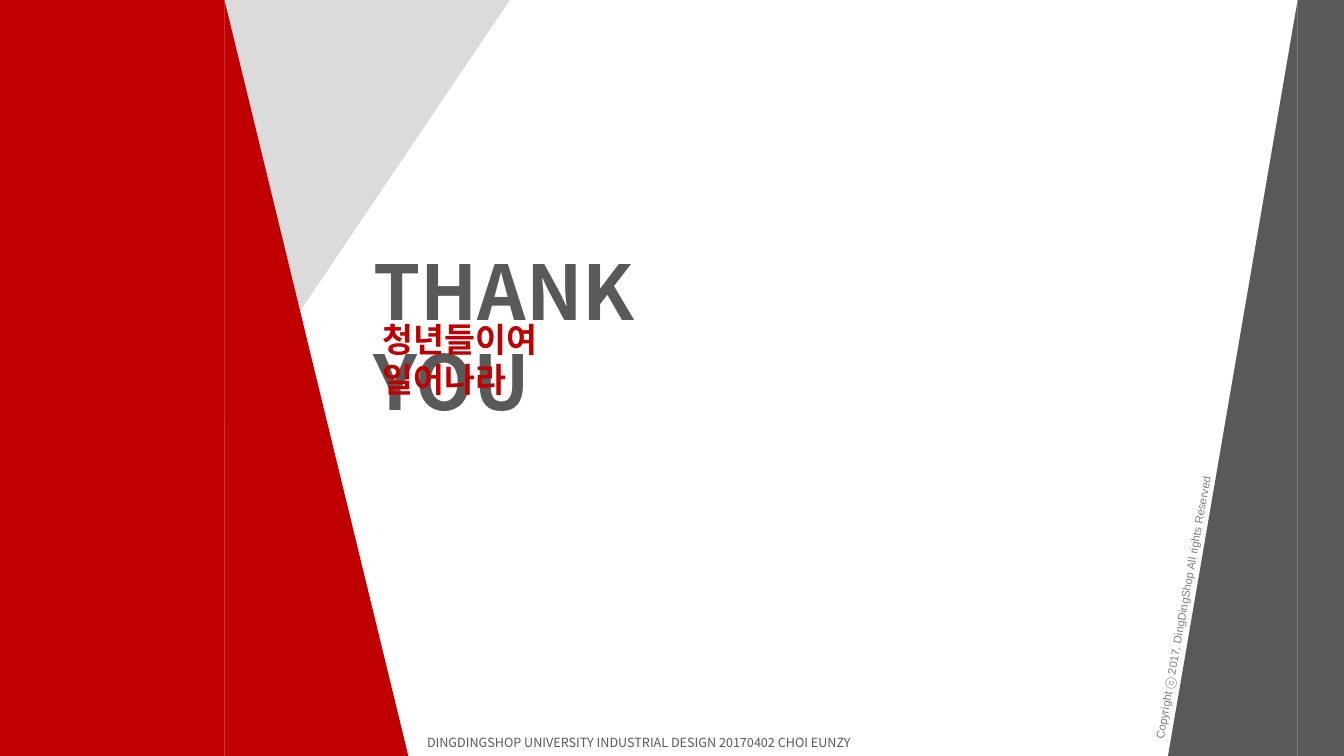
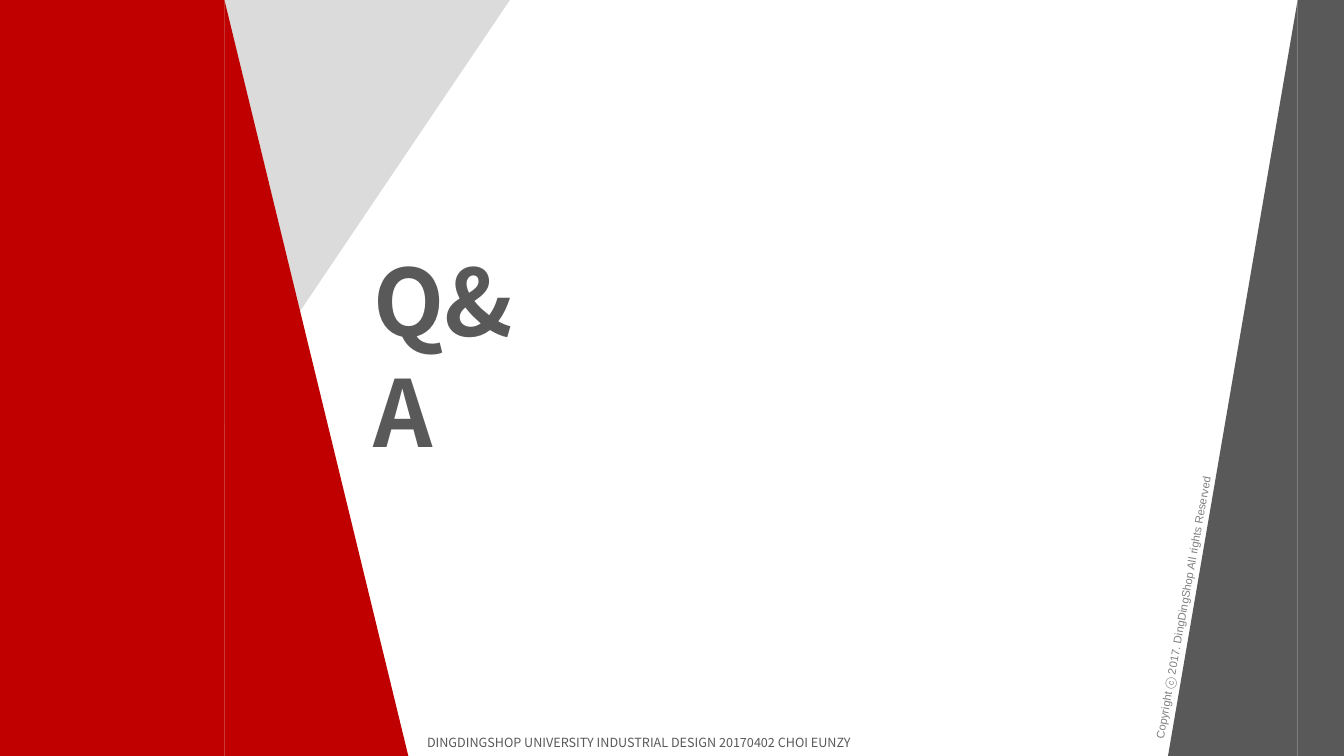
Before and after one commit to hj-10/-, a slide deck: slide 24 of 빅데이터분석_디엠_발표자료.pptx (slide 22 before the commit). Drawn at 1344x756 pixels with LibreOffice and Linux fonts; fonts in the diff are those of the drawing. Boxes give left, top, right and bottom in pixels: in the first picture for what was removed or moved away, otherwise in the second. Text is boxed around its words. In the diff, an @@ line names an element or a change of style, - is before the commit and + after.

```diff
--- a/빅데이터분석_디엠_발표자료.pptx
+++ b/빅데이터분석_디엠_발표자료.pptx
@@ text at [373, 266, 513, 447]: text changed; size 54 to 66 pt @@
-THANK YOU
+Q&A
@@ text removed at [383, 318, 538, 402] @@
-청년들이여 일어나라
```
Also in this commit, not shown: 13 other slides changed, 4 slides added, 1 slide removed.
